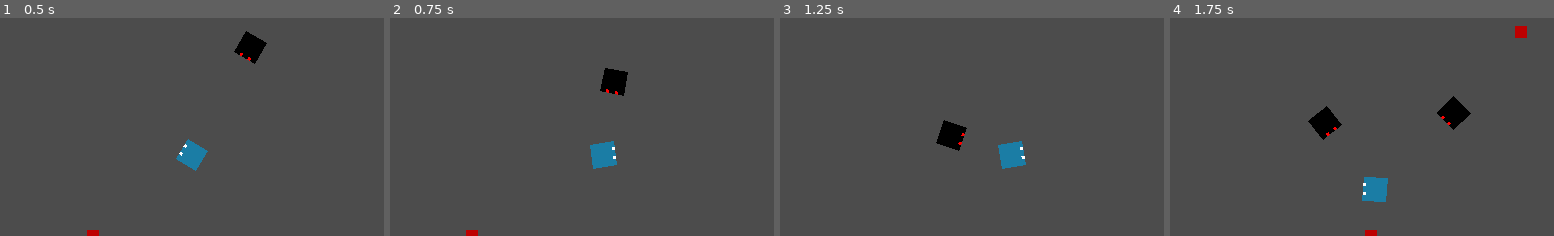
Above: before the commit, frames 1-4 (left to right).
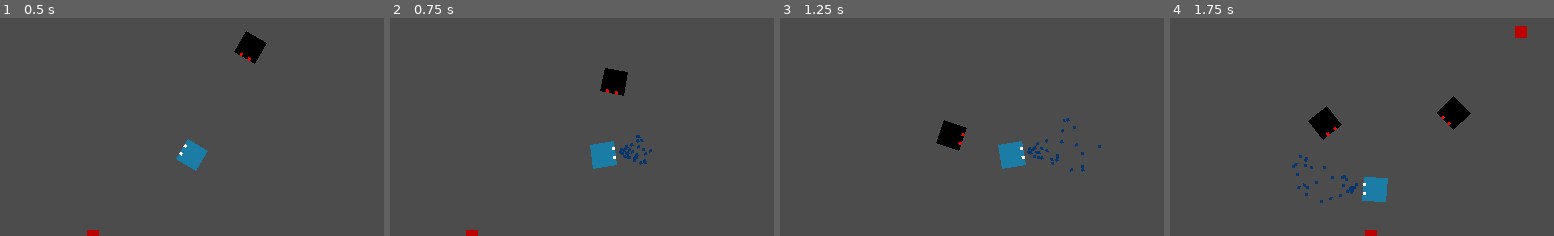
Above: after the commit, the same moments.

Repository: age-of-asparagus/bisht-jam
Game: Godot game, scene res://level_1.tscn
The game is run twice, just before and just after one commit, with the same random seed, the same clock (stepped at 60 frames per second) and the same inputs.
Inputs (mouse positions are % of the whole screen's width and height, from its top left):
- Up to frame 1 (0.5 s): no input
- Up to frame 2 (0.75 s): move the mouse to (72, 46) at 0.52 s; hold D (move_right) from 0.53 s (still down); click (72, 46) at 0.6 s
- Up to frame 3 (1.25 s): keep holding D (move_right)
- Up to frame 4 (1.75 s): move the mouse to (30, 57) at 1.27 s; release D (move_right) at 1.28 s; hold S (move_down) from 1.28 s (still down); click (30, 57) at 1.35 s
The pictures show only the part of the screen within x 25-75%, y 20-70%; the shares and areas given below are measured in that part.

Frame 1 is identical in both runs. In frame 2, 0.3% of the frame differs, in the area x 59-69%, y 53-68%; in frame 3, 0.3%, in the area x 64-84%, y 45-71%; in frame 4, 0.3%.

Commit message:
attack_start

Diff:
--- a/enemy.gd
+++ b/enemy.gd
@@ -1,5 +1,6 @@
 extends KinematicBody2D
 
+var health = 3
 var velocity = Vector2.ZERO
 var speed = 50
 onready var player = get_parent().get_parent().get_node("player")
@@ -7,7 +8,8 @@
 var attacking = false
 
 func _physics_process(delta):
-
+	if health <= 0:
+		queue_free()
 
 	if attacking:
 		navigation.set_target_location(player.global_position)
--- a/player.gd
+++ b/player.gd
@@ -15,6 +15,9 @@
 var pushback_strength = 80
 
 func _physics_process(delta):
+
+
+	$attack_box/CollisionShape2D.disabled = true
 
 	hearts.rect_size.x = health * 22
 
@@ -54,7 +57,8 @@
 
 
 func attack():
-	pass
+	$attack_particles.restart()
+	$attack_box/CollisionShape2D.disabled = false
 
 
 func set_invincible(status=true):
@@ -83,3 +87,9 @@
 
 func _on_InvincibilityTimer_timeout():
 	set_invincible(false)
+
+
+func _on_attack_box_body_entered(body):
+	$attack_box/CollisionShape2D.disabled = true
+	print("hi")
+	body.health -= 1
--- a/player.tscn
+++ b/player.tscn
@@ -42,13 +42,17 @@
 "values": [ Color( 1, 1, 1, 1 ) ]
 }
 
+[sub_resource type="RectangleShape2D" id=5]
+extents = Vector2( 9.875, 7 )
+
+[sub_resource type="Gradient" id=6]
+offsets = PoolRealArray( 0, 0.798883, 1 )
+colors = PoolColorArray( 0.156863, 0.470588, 0.666667, 1, 0.156863, 0.470588, 0.666667, 1, 0.156863, 0.470588, 0.666667, 0 )
+
 [node name="player" type="KinematicBody2D"]
 collision_layer = 9
 collision_mask = 6
 script = ExtResource( 2 )
-__meta__ = {
-"_edit_group_": true
-}
 
 [node name="Sprite" type="Sprite" parent="."]
 texture = ExtResource( 1 )
@@ -87,4 +91,29 @@
 wait_time = 2.0
 one_shot = true
 
+[node name="attack_box" type="Area2D" parent="."]
+collision_layer = 0
+collision_mask = 4
+
+[node name="CollisionShape2D" type="CollisionShape2D" parent="attack_box"]
+position = Vector2( 16.125, 0 )
+shape = SubResource( 5 )
+disabled = true
+
+[node name="attack_particles" type="CPUParticles2D" parent="."]
+position = Vector2( 4, 0 )
+emitting = false
+amount = 30
+one_shot = true
+explosiveness = 1.0
+direction = Vector2( 0, 0 )
+spread = 30.0
+gravity = Vector2( 1, 0 )
+initial_velocity = 100.0
+initial_velocity_random = 0.75
+damping = 200.0
+color = Color( 0.188235, 0.466667, 0.65098, 1 )
+color_ramp = SubResource( 6 )
+
 [connection signal="timeout" from="InvincibilityTimer" to="." method="_on_InvincibilityTimer_timeout"]
+[connection signal="body_entered" from="attack_box" to="." method="_on_attack_box_body_entered"]
Binary file added: assets/New Piskel-2.png (4).png
Not shown, added: assets/New Piskel-2.png (4).png.import
Binary file added: assets/New Piskel-3.png (2).png
Not shown, added: assets/New Piskel-3.png (2).png.import
Binary file added: assets/New Piskel-4.png (1).png
Not shown, added: assets/New Piskel-4.png (1).png.import
Binary file added: assets/New Piskel-5.png.png
Not shown, added: assets/New Piskel-5.png.png.import
Not shown: 1 places in player.tscn that only renumber resources
